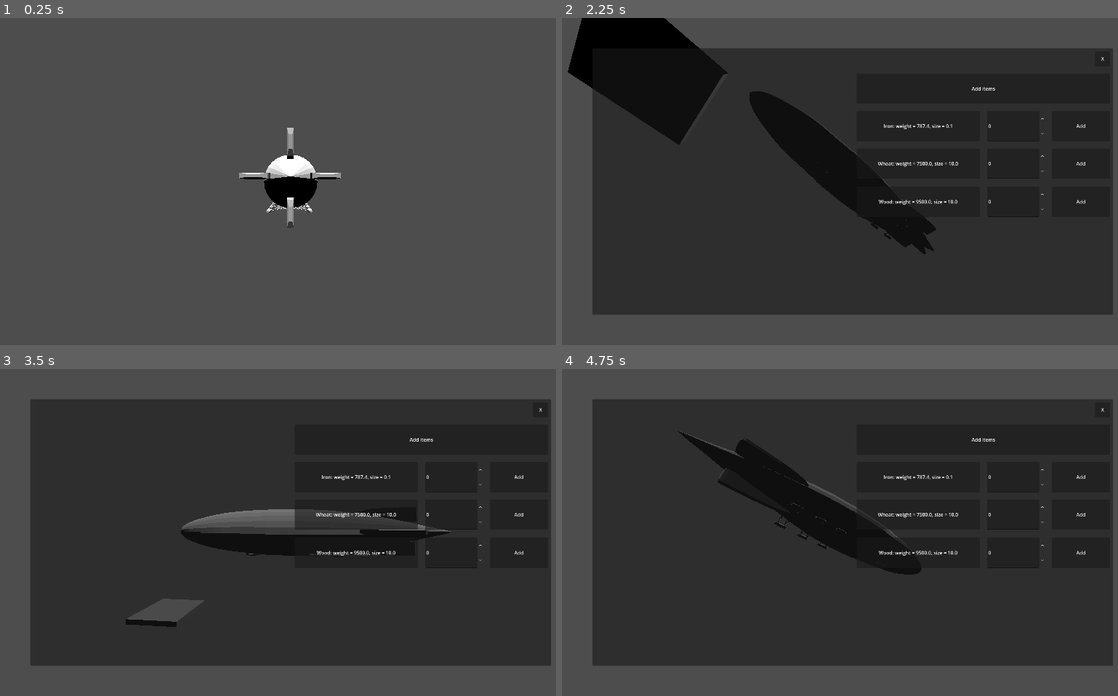
Above: before the commit, frames 1-4 (two rows, left to right).
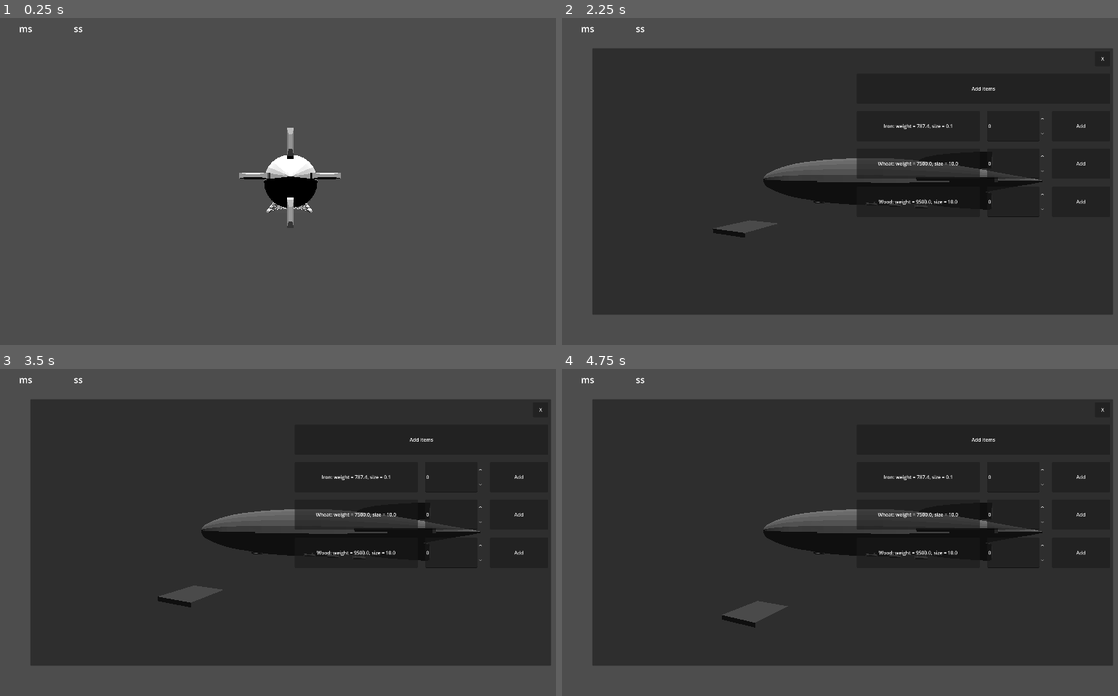
Above: after the commit, the same moments.

Repository: Manenderrr/airship-gamejam-thing
Game: Godot game, scene res://main.tscn
Two runs of this game, one before a commit and one after it. Both use one fixed random seed, a clock stepped at 60 frames per second and the inputs below.
Inputs (mouse positions are in pixels of both pictures, inside the frame that each line leads up to):
- Up to frame 1 (0.25 s): no input
- Up to frame 2 (2.25 s): tap Enter at 0.5 s; move the mouse to (884, 181) at 0.52 s; hold X (landing) 0.53-1.28 s; hold W (airship_forward) 0.53-2.03 s; tap Z (takeoff) at 0.8, 1.35 s; move the mouse to (823, 181) at 1.27 s; tap X (landing) at 1.55 s; move the mouse to (912, 109) at 2.02 s; hold A (airship_right) from 2.03 s (still down); hold X (landing) from 2.03 s (still down); click (912, 109) at 2.17 s
- Up to frame 3 (3.5 s): tap Z (takeoff) at 2.3, 2.85 s; move the mouse to (283, 539) at 2.77 s; release A (airship_right) at 2.78 s; release X (landing) at 2.78 s; hold W (airship_forward) from 2.78 s (still down); tap X (landing) at 3.05 s
- Up to frame 4 (4.75 s): move the mouse to (895, 535) at 3.52 s; hold X (landing) 3.53-4.28 s; tap Z (takeoff) at 3.8, 4.35 s; tap Escape (ui_cancel) at 4.15 s; move the mouse to (678, 483) at 4.27 s; release W (airship_forward) at 4.28 s; hold D (airship_left) from 4.28 s (still down); click (678, 483) at 4.42 s; tap X (landing) at 4.55 s

The runs differ from the first frame. In frame 1, less than 0.1% of the frame differs, in the area x 3-15%, y 2-5%; in frame 2, 12%, in the area x 1-87%, y 0-73%; in frame 3, 2.2%; in frame 4, 5.5%.

Commit message:
connected shipment_menu with orbit cam

Diff:
--- a/airship.gd
+++ b/airship.gd
@@ -35,10 +35,11 @@
 	air_ballast_space = mass / (air_density - airship_density)
 
 func _process(delta: float) -> void:
-	if Input.is_action_pressed("takeoff"):
-		air_ballast_space -= air_ballast_pump_speed * delta
-	if Input.is_action_pressed("landing"):
-		air_ballast_space += air_ballast_pump_speed * delta
+	if shipment_menu.in_shipment_menu == false:
+		if Input.is_action_pressed("takeoff"):
+			air_ballast_space -= air_ballast_pump_speed * delta
+		if Input.is_action_pressed("landing"):
+			air_ballast_space += air_ballast_pump_speed * delta
 
 
 func _integrate_forces(state: PhysicsDirectBodyState3D) -> void:
--- /dev/null
+++ b/hud_menu.gd
@@ -0,0 +1,11 @@
+extends Control
+
+
+# Called when the node enters the scene tree for the first time.
+func _ready() -> void:
+	pass # Replace with function body.
+
+
+# Called every frame. 'delta' is the elapsed time since the previous frame.
+func _process(delta: float) -> void:
+	pass
--- a/main.tscn
+++ b/main.tscn
@@ -34,7 +34,6 @@
 constant_force = Vector3(0, 9.8, 0)
 script = ExtResource("1_0xm2m")
 products = Array[ExtResource("2_5vw27")]([ExtResource("3_kek77"), ExtResource("5_efxa6"), ExtResource("4_4c57u")])
-torque = 15000.0
 acceleration_friction = 1.0
 torque_friction = 1.0
 
@@ -71,6 +70,49 @@
 [node name="CollisionShape3D" type="CollisionShape3D" parent="StaticBody3D/Area3D" unique_id=1939782668]
 transform = Transform3D(1, 0, 0, 0, 1, 0, 0, 0, 1, 0, 4.5, 0)
 shape = SubResource("BoxShape3D_lquwl")
+
+[node name="HUD" type="Control" parent="." unique_id=1409776072]
+layout_mode = 3
+anchors_preset = 15
+anchor_right = 1.0
+anchor_bottom = 1.0
+grow_horizontal = 2
+grow_vertical = 2
+
+[node name="HBoxContainer" type="HBoxContainer" parent="HUD" unique_id=742271321]
+layout_mode = 1
+offset_right = 40.0
+offset_bottom = 40.0
+
+[node name="MarginContainer" type="MarginContainer" parent="HUD/HBoxContainer" unique_id=1397186286]
+layout_mode = 2
+theme_override_constants/margin_left = 10
+theme_override_constants/margin_top = 10
+theme_override_constants/margin_right = 10
+theme_override_constants/margin_bottom = 10
+
+[node name="Label" type="Label" parent="HUD/HBoxContainer/MarginContainer" unique_id=2033607357]
+custom_minimum_size = Vector2(150, 50)
+layout_mode = 2
+theme_override_font_sizes/font_size = 30
+text = "ms"
+horizontal_alignment = 1
+vertical_alignment = 1
+
+[node name="MarginContainer2" type="MarginContainer" parent="HUD/HBoxContainer" unique_id=406103555]
+layout_mode = 2
+theme_override_constants/margin_left = 10
+theme_override_constants/margin_top = 10
+theme_override_constants/margin_right = 10
+theme_override_constants/margin_bottom = 10
+
+[node name="Label2" type="Label" parent="HUD/HBoxContainer/MarginContainer2" unique_id=349893441]
+custom_minimum_size = Vector2(150, 50)
+layout_mode = 2
+theme_override_font_sizes/font_size = 30
+text = "ss"
+horizontal_alignment = 1
+vertical_alignment = 1
 
 [node name="ShipmentMenu" type="Control" parent="." unique_id=2107353023]
 unique_name_in_owner = true
@@ -227,7 +269,7 @@
 anchor_bottom = 1.0
 grow_horizontal = 2
 grow_vertical = 2
-text = "Item"
+text = "wheat"
 horizontal_alignment = 1
 vertical_alignment = 1
 
@@ -285,7 +327,7 @@
 anchor_bottom = 1.0
 grow_horizontal = 2
 grow_vertical = 2
-text = "Item"
+text = "wood"
 horizontal_alignment = 1
 vertical_alignment = 1
 
--- a/orbit_camera.gd
+++ b/orbit_camera.gd
@@ -1,4 +1,6 @@
 extends Node3D
+
+@onready var shipment_menu: = %ShipmentMenu
 
 @export var sensivity: float = 0.01
 
@@ -8,18 +10,18 @@
 const HALF_PI = PI / 2
 
 func _input(event: InputEvent) -> void:
-	if event is InputEventMouseMotion:
-		var mouse_delta = event.screen_relative * sensivity
-		rotation_x += mouse_delta.x
-		rotation_y = clampf(rotation_y - mouse_delta.y, -HALF_PI, HALF_PI)
-		print(rotation_y)
+	if(shipment_menu.in_shipment_menu == false):
+		if event is InputEventMouseMotion:
+			var mouse_delta = event.screen_relative * sensivity
+			rotation_x += mouse_delta.x
+			rotation_y = clampf(rotation_y - mouse_delta.y, -HALF_PI, HALF_PI)
 
-		basis = Basis.IDENTITY
-		rotate_object_local(Vector3.UP, -rotation_x)
-		rotate_object_local(Vector3.LEFT, rotation_y)
+			basis = Basis.IDENTITY
+			rotate_object_local(Vector3.UP, -rotation_x)
+			rotate_object_local(Vector3.LEFT, rotation_y)
 
-	if event is InputEventMouseButton:
-		Input.mouse_mode = Input.MOUSE_MODE_CAPTURED
-	if event is InputEventKey:
-		if event.is_action_pressed("ui_cancel"):
-			Input.mouse_mode = Input.MOUSE_MODE_VISIBLE
+		if event is InputEventMouseButton:
+			Input.mouse_mode = Input.MOUSE_MODE_CAPTURED
+		if event is InputEventKey:
+			if event.is_action_pressed("ui_cancel"):
+				Input.mouse_mode = Input.MOUSE_MODE_VISIBLE
Not shown, added: hud_menu.gd.uid
